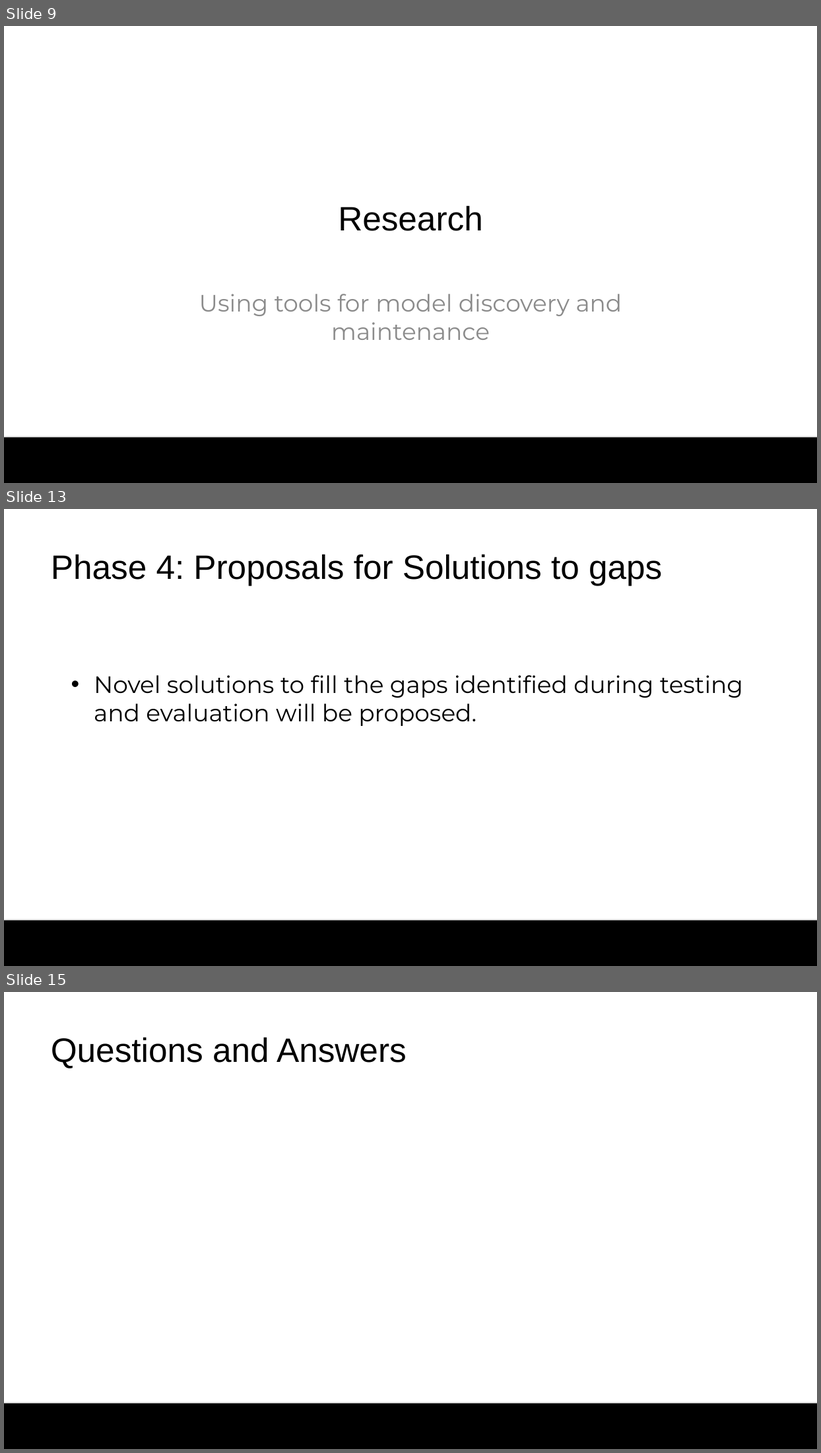
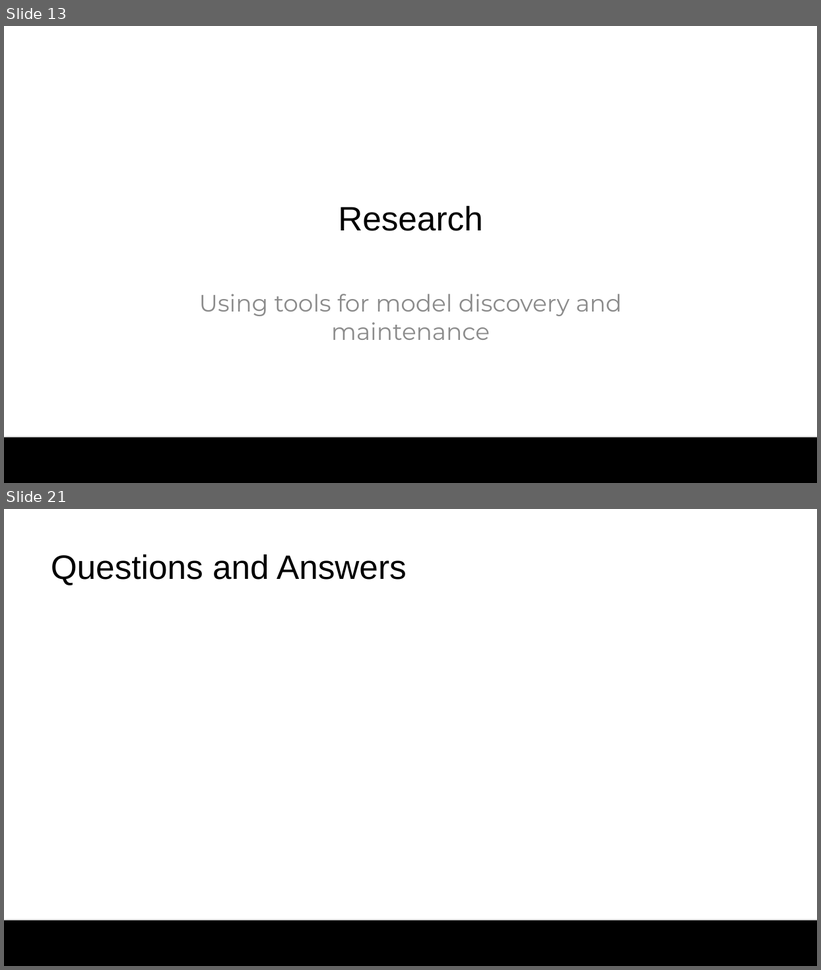
Before and after one commit to colby13king/cs5320-code, a slide deck: LicenseAssetManager/docs/Maintenance/MaintenancePresentation.pptx. Shown one above the other, each under a label of ours: slides 9, 13 and 15 before the commit, slides 13 and 21 after it; the slides between them are not shown. The pictures are 821x1453 and 821x970 pixels, drawn with LibreOffice and Linux fonts; fonts in the diff are those of the drawing; background and template pictures are left out. Boxes give left, top, right and bottom in pixels: in the first picture for what was removed or moved away, otherwise in the second. Text is boxed around its words. In the diff, an @@ line names an element or a change of style, - is before the commit and + after.

```diff
--- a/LicenseAssetManager/docs/Maintenance/MaintenancePresentation.pptx
+++ b/LicenseAssetManager/docs/Maintenance/MaintenancePresentation.pptx
@@ slide 13 removed at (x1=4, y1=509, x2=817, y2=966), background #FFFFFF; not listed: 1 template element that a slide beside it also shows @@
@@ title removed at (x1=51, y1=554, x2=662, y2=586) @@
-Phase 4: Proposals for Solutions to gaps
@@ text removed at (x1=94, y1=675, x2=743, y2=726) @@
-• Novel solutions to fill the gaps identified during testing and evaluation will be proposed.
@@ what was slide 9 is now slide 13 @@
@@ what was slide 15 is now slide 21 @@
```
Also in this commit, not shown: 7 slides changed, 11 slides added, 4 other slides removed, 1 other file.
